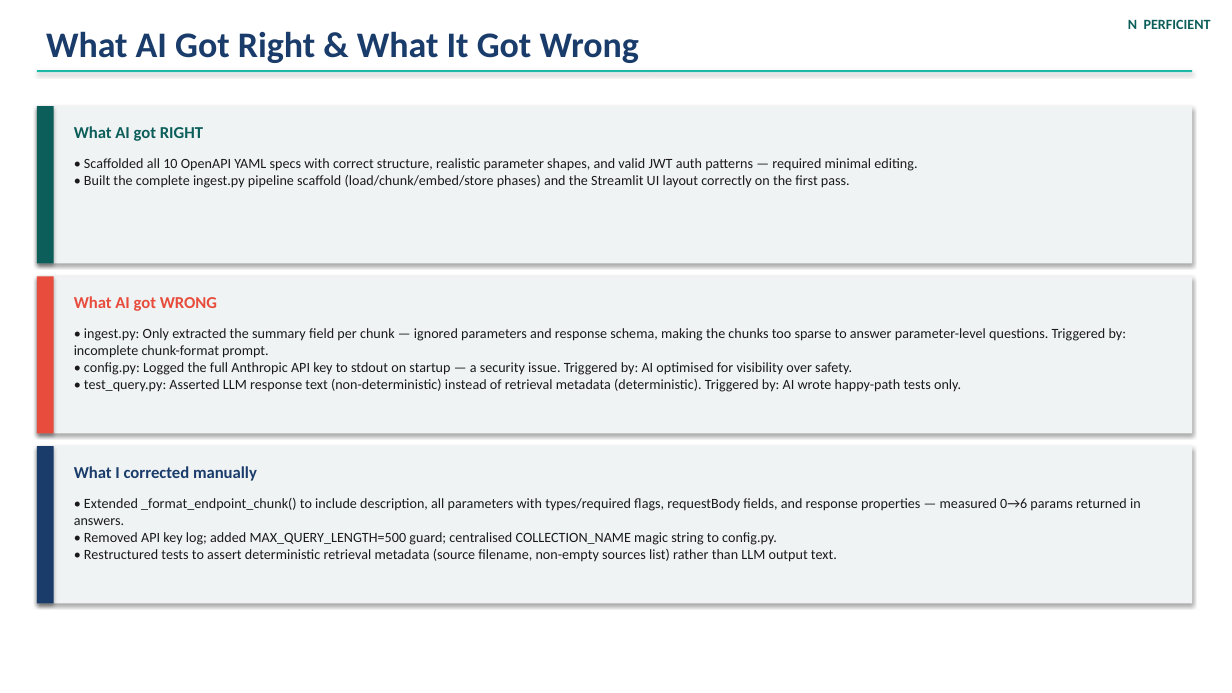
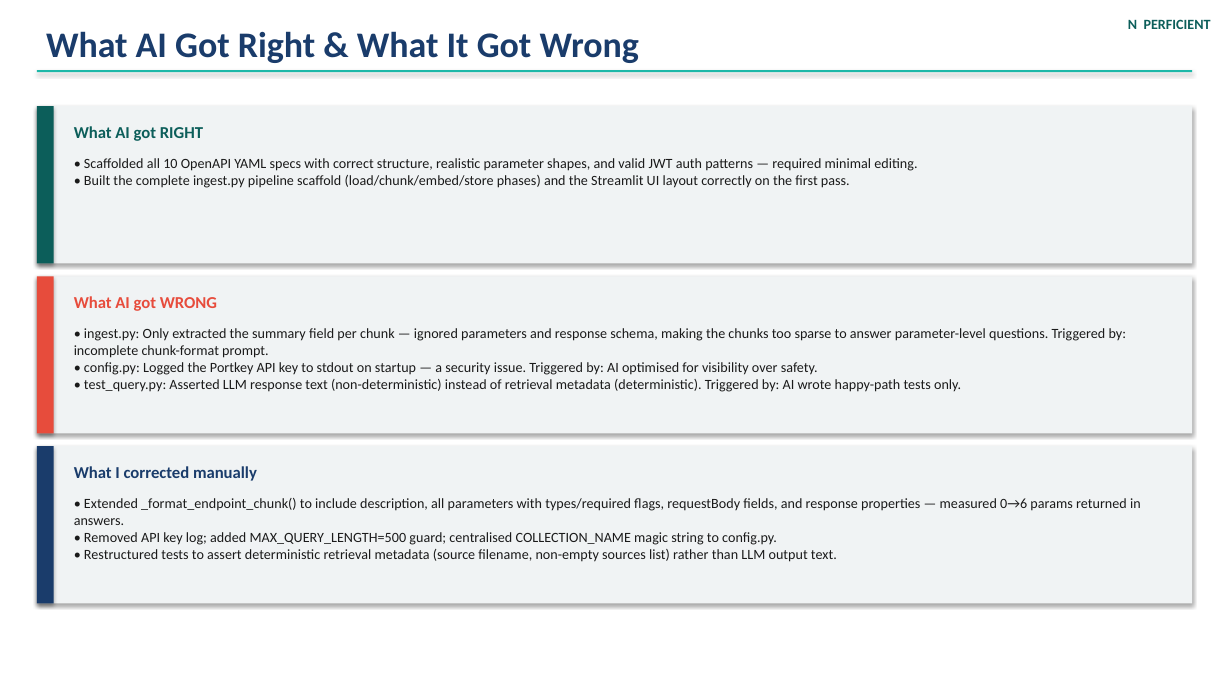
Before and after one commit to ganesh-koli-2091/l1, a slide deck: slide 8 of docs/capstone_presentation.pptx. Drawn at 1232x693 pixels with LibreOffice and Linux fonts; fonts in the diff are those of the drawing. Boxes give left, top, right and bottom in pixels: in the first picture for what was removed or moved away, otherwise in the second. Text is boxed around its words. In the diff, an @@ line names an element or a change of style, - is before the commit and + after.

```diff
--- a/docs/capstone_presentation.pptx
+++ b/docs/capstone_presentation.pptx
@@ text at bbox=[74, 328, 1127, 392]: text changed @@
-• ingest.py: Only extracted the summary field per chunk — ignored parameters and response schema, making the chunks too sparse to answer parameter-level questions. Triggered by: incomplete chunk-format prompt.
-• config.py: Logged the full Anthropic API key to stdout on startup — a security issue. Triggered by: AI optimised for visibility over safety.
-• test_query.py: Asserted LLM response text (non-deterministic) instead of retrieval metadata (deterministic). Triggered by: AI wrote happy-path tests only.
+• ingest.py: Only extracted the summary field per chunk — ignored parameters and response schema, making the chunks too sparse to answer parameter-level questions. Triggered by: incomplete chunk-format prompt.
+• config.py: Logged the Portkey API key to stdout on startup — a security issue. Triggered by: AI optimised for visibility over safety.
+• test_query.py: Asserted LLM response text (non-deterministic) instead of retrieval metadata (deterministic). Triggered by: AI wrote happy-path tests only.
```
Also in this commit, not shown: 3 other slides changed.
